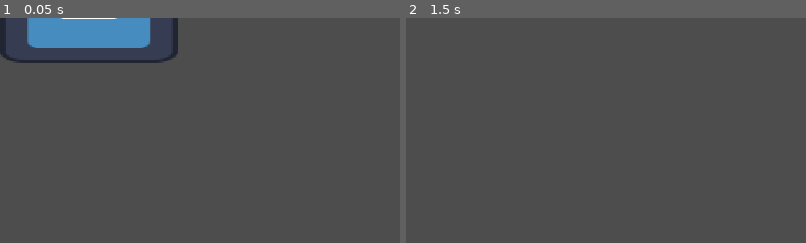
Above: before the commit, frames 1-2 (left to right).
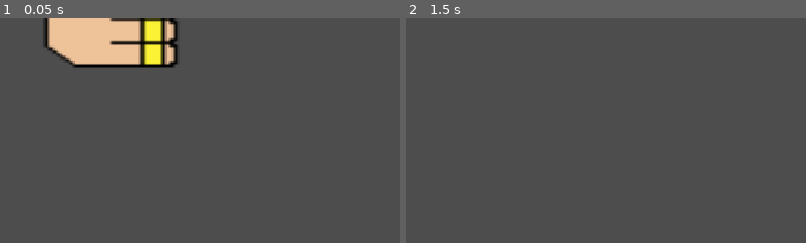
Above: after the commit, the same moments.

Repository: LeyuDing/SteelHacks2026
Game: Godot game, scene res://Scenes/attack.tscn
Two runs of this game, one before a commit and one after it. Both use one fixed random seed, a clock stepped at 60 frames per second and the inputs below. This scene is started directly instead of the project's main scene. The engine's default icon, where the game draws it, is replaced by a stand-in: a white triangle on a blue panel in a dark square.
Inputs (mouse positions are % of the whole screen's width and height, from its top left):
- Up to frame 1 (0.05 s): no input
- Up to frame 2 (1.5 s): tap Enter at 0.5 s; move the mouse to (72, 45) at 0.52 s; hold Right (ui_right) 0.53-1.28 s; tap Space at 1.25 s; move the mouse to (30, 55) at 1.27 s; hold Down (ui_down) from 1.28 s (still down)
The pictures show only the part of the screen within x 0-50%, y 0-50%; the shares and areas given below are measured in that part.

The runs differ from the first frame. In frame 1, 8.0% of the frame differs, in the area x 0-45%, y 0-23%; in frame 2, nothing differs.

Commit message:
added a fist sprite for the enemies

Diff:
--- a/Scenes/attack.tscn
+++ b/Scenes/attack.tscn
@@ -1,7 +1,7 @@
 [gd_scene format=3 uid="uid://do8le44l8j2q1"]
 
 [ext_resource type="Script" uid="uid://mwwx0qk8v44b" path="res://Scripts/attack.gd" id="1_ht1lw"]
-[ext_resource type="Texture2D" uid="uid://528og3rokxnr" path="res://icon.svg" id="1_ij4ji"]
+[ext_resource type="Texture2D" uid="uid://d0sfp3e5xb10h" path="res://Assets/fist.png" id="2_ht1lw"]
 
 [sub_resource type="RectangleShape2D" id="RectangleShape2D_ia7du"]
 
@@ -19,5 +19,6 @@
 shape = SubResource("RectangleShape2D_ia7du")
 
 [node name="Attack" type="Sprite2D" parent="." unique_id=178992816]
-position = Vector2(64, 0)
-texture = ExtResource("1_ij4ji")
+position = Vector2(80, 0)
+scale = Vector2(3, 4.2)
+texture = ExtResource("2_ht1lw")
--- a/Scenes/test_enemy.tscn
+++ b/Scenes/test_enemy.tscn
@@ -41,8 +41,7 @@
 [node name="Burn" type="GPUParticles2D" parent="." unique_id=777778223]
 visible = false
 modulate = Color(1, 0, 0, 1)
-position = Vector2(0, 70)
-amount = 16
+position = Vector2(0, 60)
 lifetime = 2.0
 randomness = 1.0
 local_coords = true
@@ -51,8 +50,7 @@
 [node name="Freeze" type="GPUParticles2D" parent="." unique_id=1975597951]
 visible = false
 modulate = Color(0, 0.4627451, 0.8666667, 1)
-position = Vector2(0, 70)
-amount = 16
+position = Vector2(0, 60)
 lifetime = 2.0
 randomness = 1.0
 local_coords = true
Binary file added: Assets/doyle/fist.png
Not shown, added: Assets/doyle/fist.png.import
Binary file added: Assets/fist.png
Not shown, added: Assets/fist.png.import
Not shown: 1 places in Scenes/test_enemy.tscn that only renumber resources
